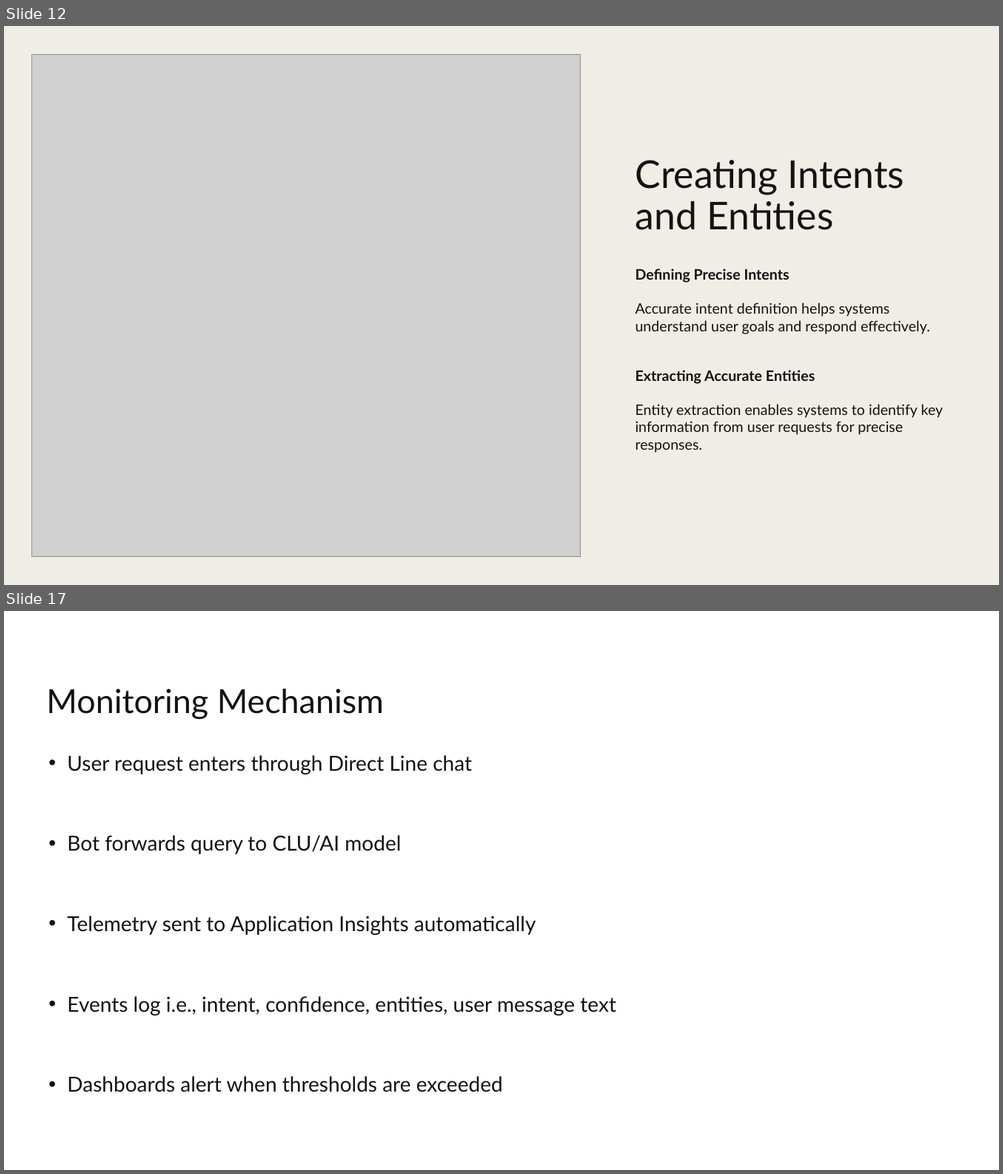
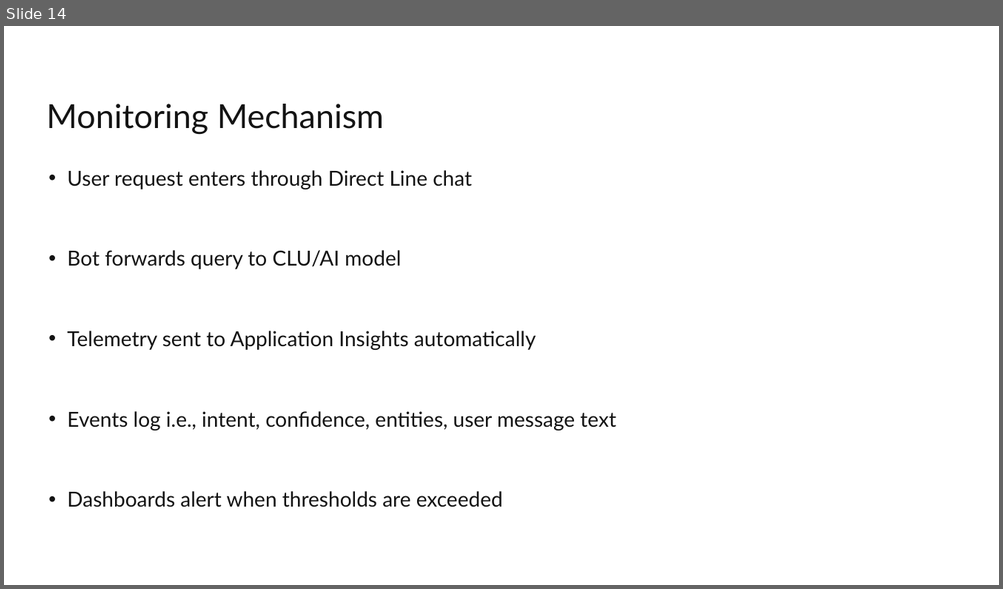
Before and after one commit to pajeeokoth/chatbot, a slide deck: P10_03_presentation.pptx. Shown one above the other, each under a label of ours: slides 12 and 17 before the commit, slide 14 after it; the slides between them are not shown. The pictures are 1003x1174 and 1003x589 pixels, drawn with LibreOffice and Linux fonts; fonts in the diff are those of the drawing; grey boxes stand for pictures. Boxes give left, top, right and bottom in pixels: in the first picture for what was removed or moved away, otherwise in the second. Text is boxed around its words. In the diff, an @@ line names an element or a change of style, - is before the commit and + after.

```diff
--- a/P10_03_presentation.pptx
+++ b/P10_03_presentation.pptx
@@ slide 12 removed at bbox=[4, 26, 999, 585], background #F0EDE6 @@
@@ picture removed at bbox=[32, 54, 580, 557] @@
@@ title removed at bbox=[635, 160, 904, 230] @@
-Creating Intents and Entities
@@ text removed at bbox=[635, 269, 943, 453] @@
-Defining Precise Intents
-  Accurate intent definition helps systems understand user goals and respond effectively.
-Extracting Accurate Entities
-  Entity extraction enables systems to identify key information from user requests for precise responses.
@@ what was slide 17 is now slide 14 @@
```
Also in this commit, not shown: 14 slides changed, 3 other slides removed, 2 other files.
